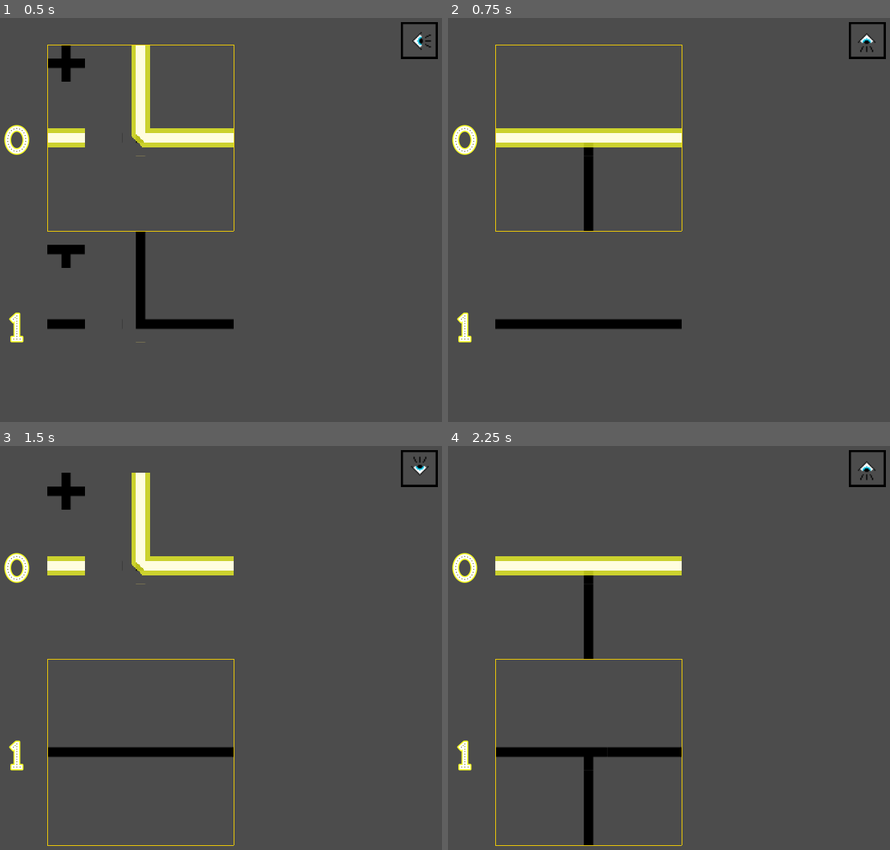
Above: before the commit, frames 1-4 (two rows, left to right).
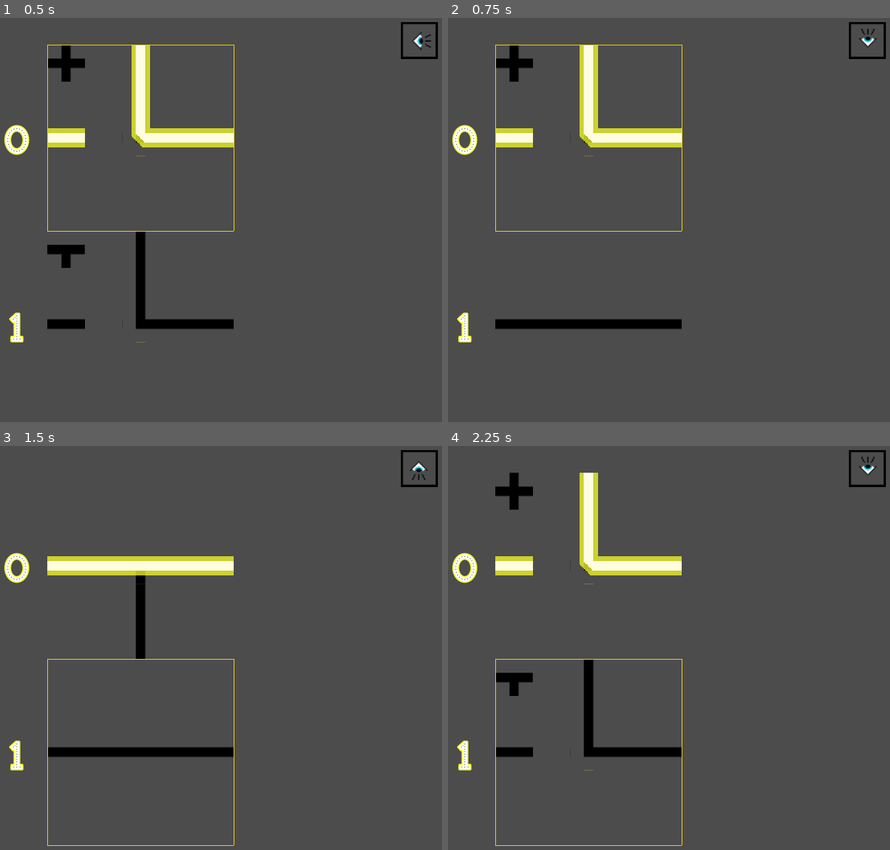
Above: after the commit, the same moments.

Repository: jojva/ld48
Game: Godot game, scene res://Main.tscn
Same seed, same stepped clock (60 frames per second), same inputs: the game is played once before the commit and once after it.
Inputs (mouse positions are in pixels of both pictures, inside the frame that each line leads up to):
- Up to frame 1 (0.5 s): no input
- Up to frame 2 (0.75 s): tap Enter at 0.5 s; move the mouse to (832, 207) at 0.52 s; hold Right (ui_right) from 0.53 s (still down); hold A (ui_look_left) from 0.53 s (still down); click (832, 207) at 0.67 s
- Up to frame 3 (1.5 s): tap E (ui_look_right) at 0.8, 1.35 s; tap Space at 1.25 s; move the mouse to (154, 684) at 1.27 s; release Right (ui_right) at 1.28 s; release A (ui_look_left) at 1.28 s; hold Down (ui_down) from 1.28 s (still down)
- Up to frame 4 (2.25 s): tap A (ui_look_left) at 1.55 s; tap Enter at 2 s; move the mouse to (766, 551) at 2.02 s; release Down (ui_down) at 2.03 s; hold Right (ui_right) from 2.03 s (still down); hold A (ui_look_left) from 2.03 s (still down)

Frame 1 is identical in both runs. In frame 2, 2.3% of the frame differs, in the area x 10-98%, y 2-53%; in frame 3, 2.3%; in frame 4, 3.8%, in the area x 10-98%, y 2-99%.

Commit message:
Invert look left/right

Diff:
--- a/Main.gd
+++ b/Main.gd
@@ -20,9 +20,9 @@
 	if e.is_action_pressed("ui_down"):
 		look_up_down(1)
 	if e.is_action_pressed("ui_look_left"):
+		look_left_right(-1)
+	if e.is_action_pressed("ui_look_right"):
 		look_left_right(1)
-	if e.is_action_pressed("ui_look_right"):
-		look_left_right(-1)
 
 
 func look_up_down(direction):
